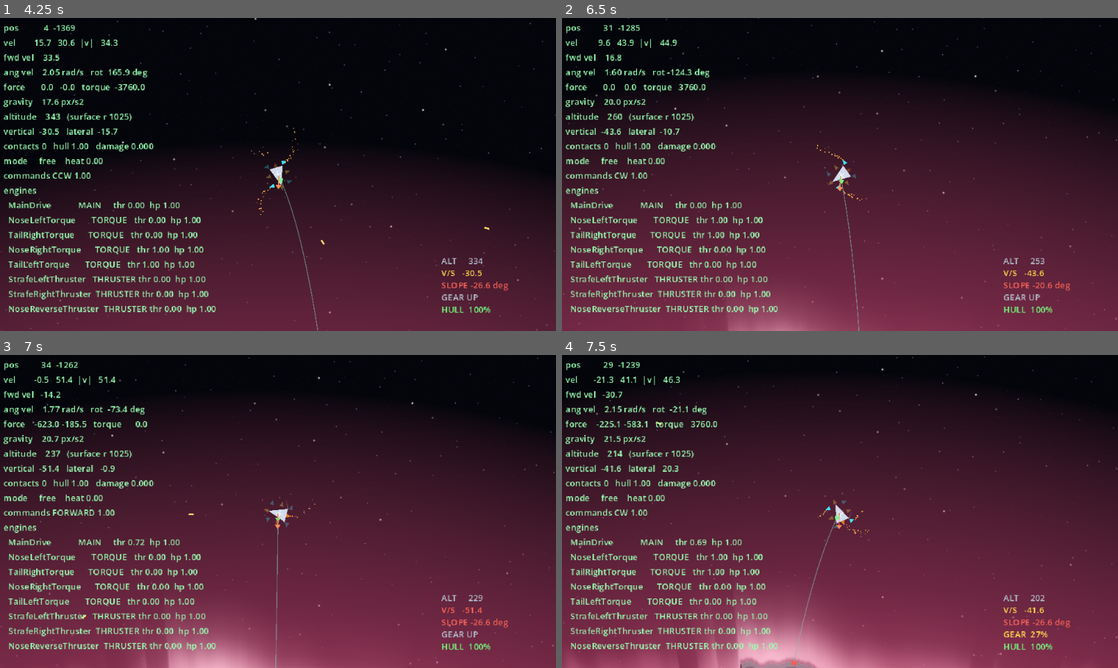
Above: before the commit, frames 1-4 (two rows, left to right).
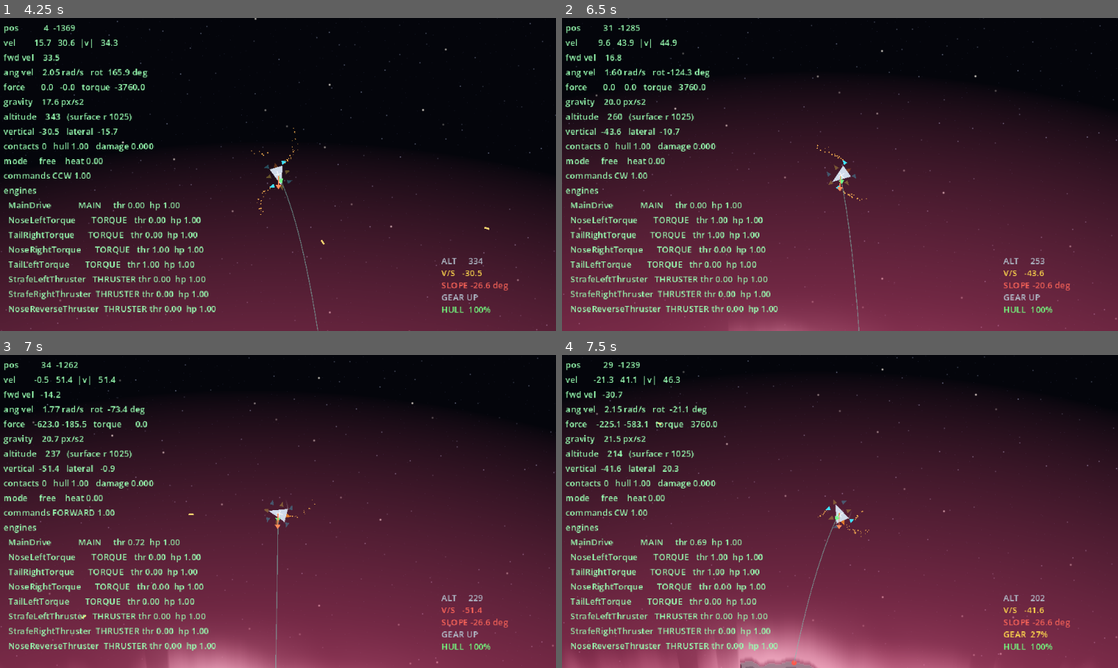
Above: after the commit, the same moments.

Repository: wroniasty/stardust
Game: Godot game, scene res://scenes/world.tscn
Two runs of this game, one before a commit and one after it. Both use one fixed random seed, a clock stepped at 60 frames per second and the inputs below.
Inputs:
- Up to frame 1 (4.25 s): hold D (rotate_right) 0.53-1.28 s; hold Space (ship_fire) 0.53-1.28 s; hold Z (brake) 1.28-2.03 s; tap G (toggle_gear) at 1.35, 2.85 s; hold D (rotate_right) 2.03-2.78 s; hold Space (ship_fire) 2.03-2.78 s; hold W (thrust_forward) 2.78-3.53 s; hold A (rotate_left) from 3.53 s (still down); hold Space (ship_fire) from 3.53 s (still down)
- Up to frame 2 (6.5 s): release Space (ship_fire) at 4.28 s; tap G (toggle_gear) at 4.35, 5.85 s; release A (rotate_left) at 5.03 s; hold Z (brake) 5.03-5.78 s; hold Space (ship_fire) 5.03-5.78 s; hold D (rotate_right) from 5.78 s (still down)
- Up to frame 3 (7 s): release D (rotate_right) at 6.53 s; hold W (thrust_forward) from 6.53 s (still down); hold Space (ship_fire) from 6.53 s (still down)
- Up to frame 4 (7.5 s): release W (thrust_forward) at 7.28 s; release Space (ship_fire) at 7.28 s; hold D (rotate_right) from 7.28 s (still down); tap G (toggle_gear) at 7.35 s

Frame 1 is identical in both runs. In frame 2, 0.1% of the frame differs, in the area x 35-42%, y 96-100%; in frame 3, 0.8%; in frame 4, 1.0%, in the area x 31-44%, y 83-98%.

Commit message:
Stop craters cutting radial gaps in the cloud deck
Shooting holes in the terrain put hard-edged bright wedges in the sky, fanning
out from each crater to the top of the atmosphere.

Not the haze: evaluating the shader by hand for a carved and an uncarved column
showed them identical above about 1100 px, so nothing in the opacity could reach
that far. The cloud factor was the difference — 1.000 against 0.820 just above
the ground, 0.493 against 0.193 higher up.

The previous commit faded the cloud deck against height above the real terrain,
which meant every crater dropped the ground beneath it and took the clouds above
it with it. A cloud deck has no idea what the ground under it looks like; it
fades from the nominal radius.

The rule this leaves behind, and the reason the fix is one line rather than a
retreat from the height texture: things that touch the ground read it — where
the air starts, the rim glow that should dip into a crater — and things that
live high up do not.

Co-Authored-By: Claude Opus 5 <noreply@anthropic.com>

Diff:
--- a/shaders/atmosphere.gdshader
+++ b/shaders/atmosphere.gdshader
@@ -100,7 +100,11 @@
 	);
 	float clouds = fbm(turned * cloud_scale + vec2(radius * 2.0, 0.0));
 	clouds = smoothstep(0.45, 0.85, clouds);
-	clouds *= 1.0 - smoothstep(0.0, 0.35, clamp(above_ground, 0.0, 1.0));
+	// Faded against the nominal altitude, NOT against the ground below.
+	// A cloud deck has no idea what the terrain under it looks like, and tying
+	// it to the local ground meant every crater punched a hard-edged radial
+	// gap through the clouds above it, stretching to the top of the sky.
+	clouds *= 1.0 - smoothstep(0.0, 0.35, clamp(altitude, 0.0, 1.0));
 
 	// Thin air is still air: a thin atmosphere reads as less opaque, but never
 	// as absent, or half the planets would have an invisible one.
Not shown, changed: IDEAS.md
